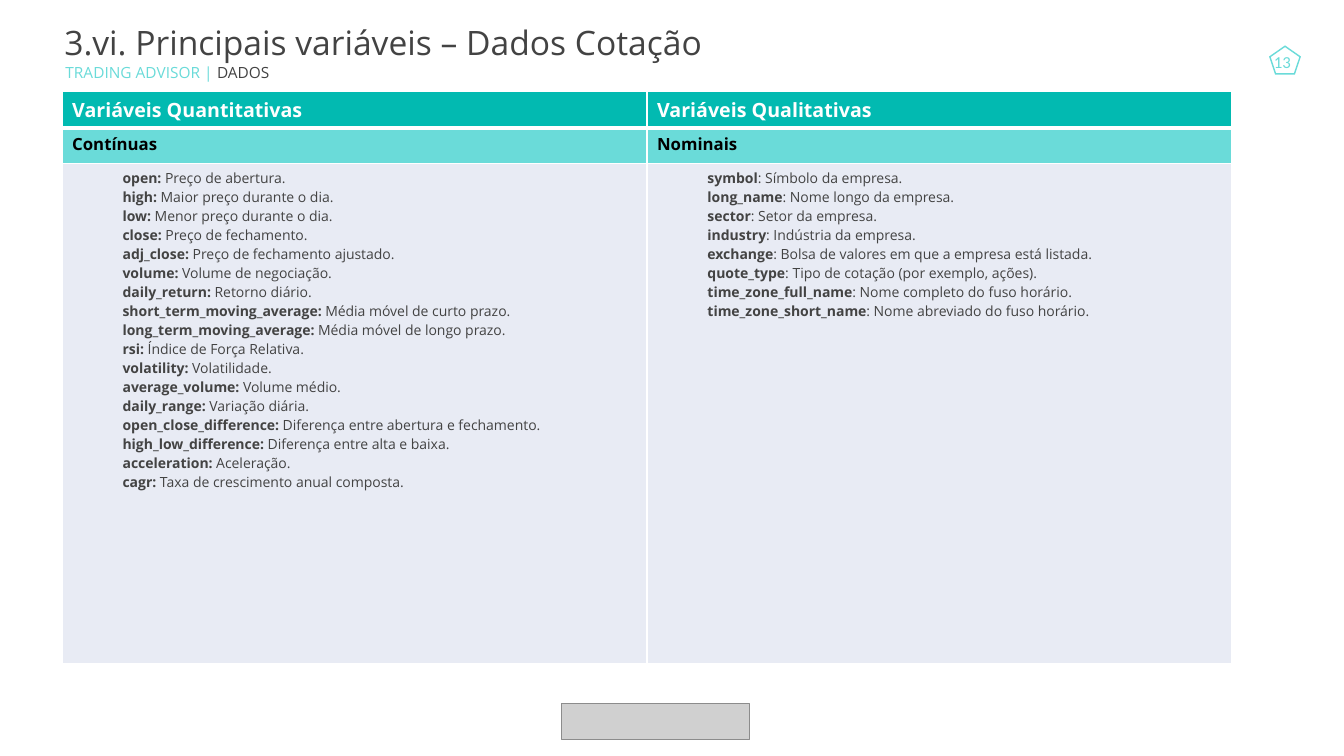
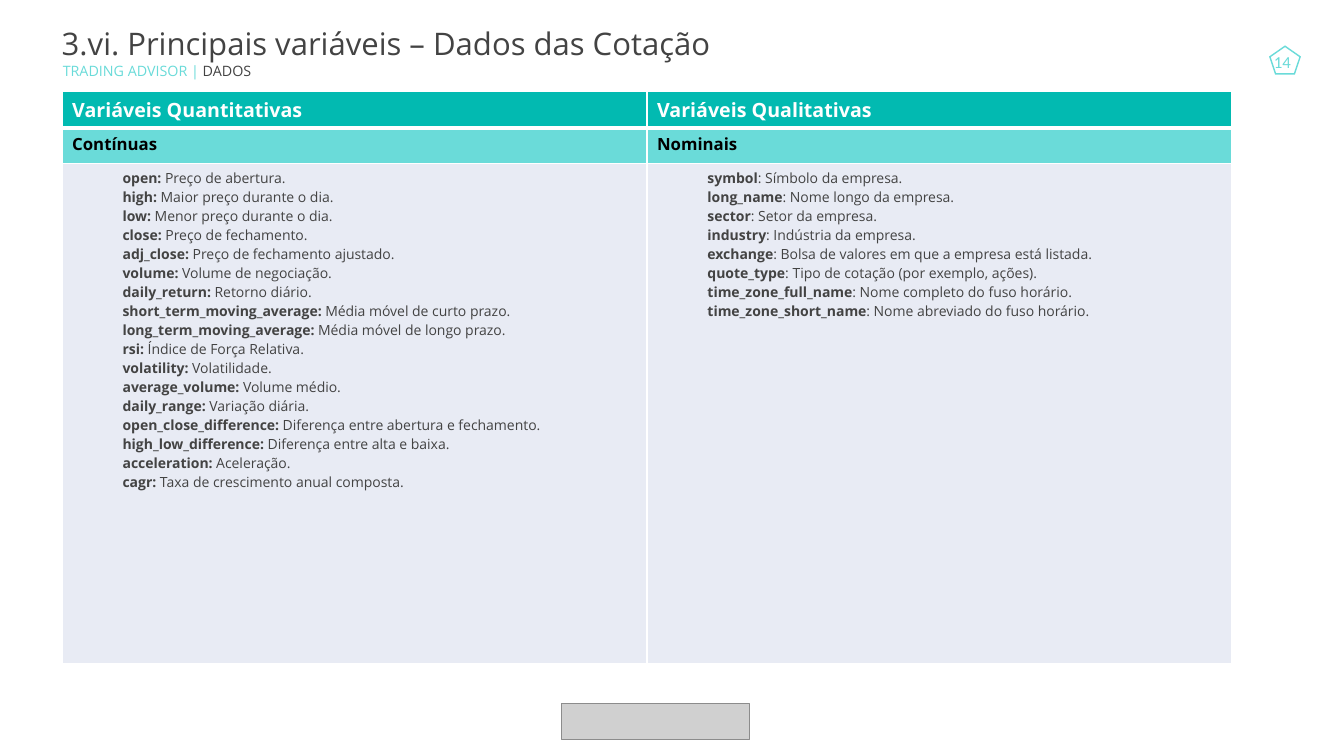
Before and after one commit to aalvesrpg/tcc-fia-trading-advisor, a slide deck: slide 14 of docs/apresentacao_tcc_fia_trading_advisor.pptx (slide 13 before the commit). Drawn at 1344x756 pixels with LibreOffice and Linux fonts; fonts in the diff are those of the drawing; grey boxes stand for pictures; background and template pictures are left out. Boxes give left, top, right and bottom in pixels: in the first picture for what was removed or moved away, otherwise in the second. Text is boxed around its words. In the diff, an @@ line names an element or a change of style, - is before the commit and + after.

```diff
--- a/docs/apresentacao_tcc_fia_trading_advisor.pptx
+++ b/docs/apresentacao_tcc_fia_trading_advisor.pptx
@@ text at (62, 31, 710, 63): text changed; size 24 to 22.2 pt @@
-3.vi. Principais variáveis – Dados Cotação
+3.vi. Principais variáveis – Dados das Cotação
@@ page number at (1274, 57, 1291, 73): text changed @@
-13
+14
@@ text at (63, 62, 252, 76): size 11 to 10.2 pt in "TRADING ADVISOR | DADOS" @@
```
Also in this commit, not shown: 2 other slides changed, 4 slides added, 1 slide removed.
